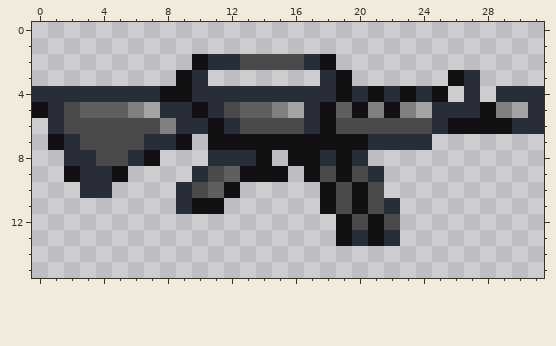
File history of a pixel-art sprite, weapons/protagonists/m15/M15.png. That is the earlier state.
The file is 32x16 pixels.
The result:
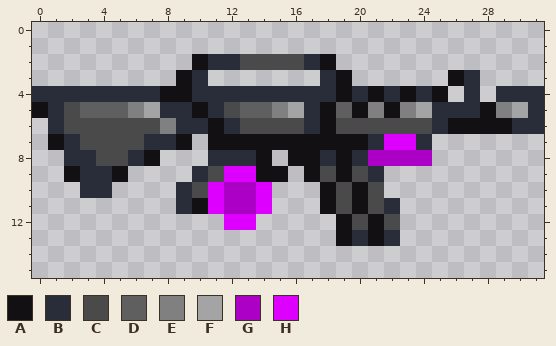
Palette (. is transparent): A #131013  B #282d39  C #4a4a4a  D #5f5f5f  E #808080  F #a4a4a4  G #ac00c6  H #de00ff
Edits made:
y 7: x 22..23 BB -> HH
y 8: x 21..24 .... -> GGGG
y 9: x 12..13 DA -> HH
y 10: x 11..14 DA.. -> HGGH
y 11: x 11..14 A... -> HGGH
y 12: x 12..13 .. -> HH
Changed places in both pictures, as pixel boxes (x1, y1, x2, y2):
changed: (368, 134, 432, 166)
changed: (208, 166, 272, 230)
